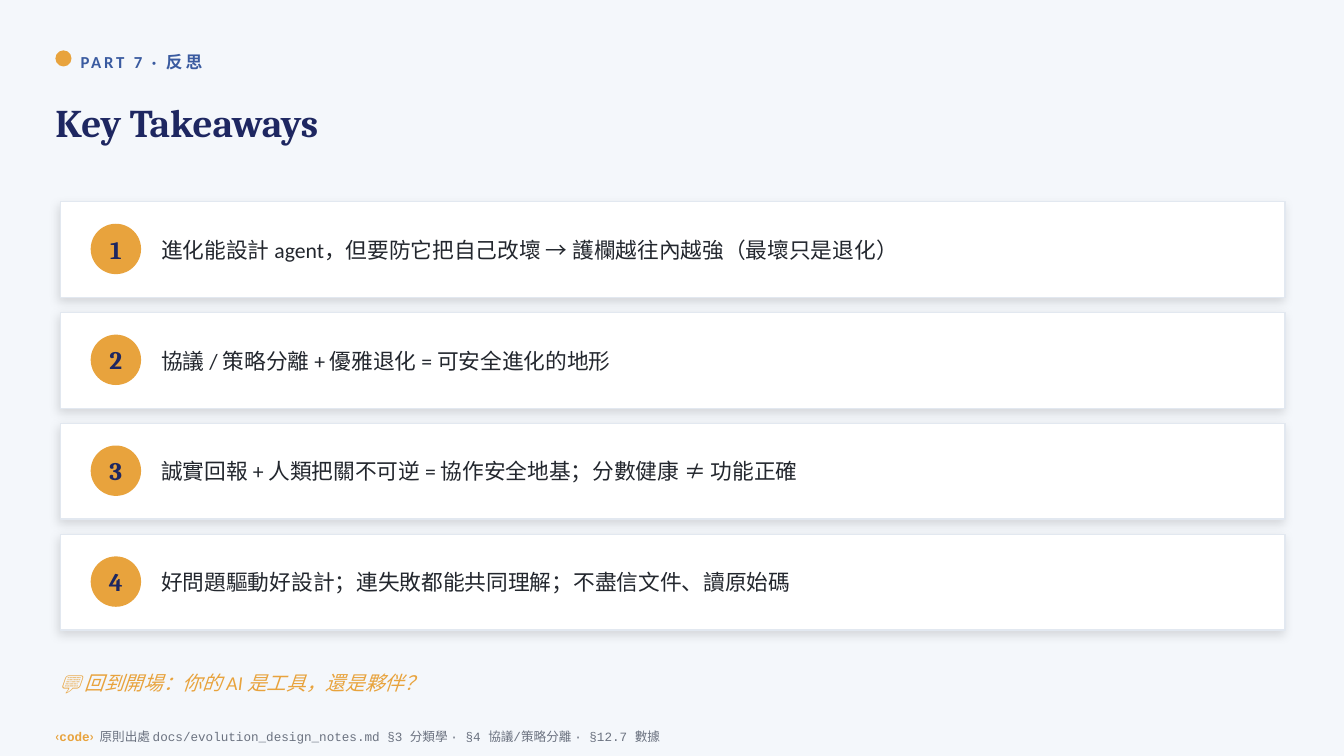
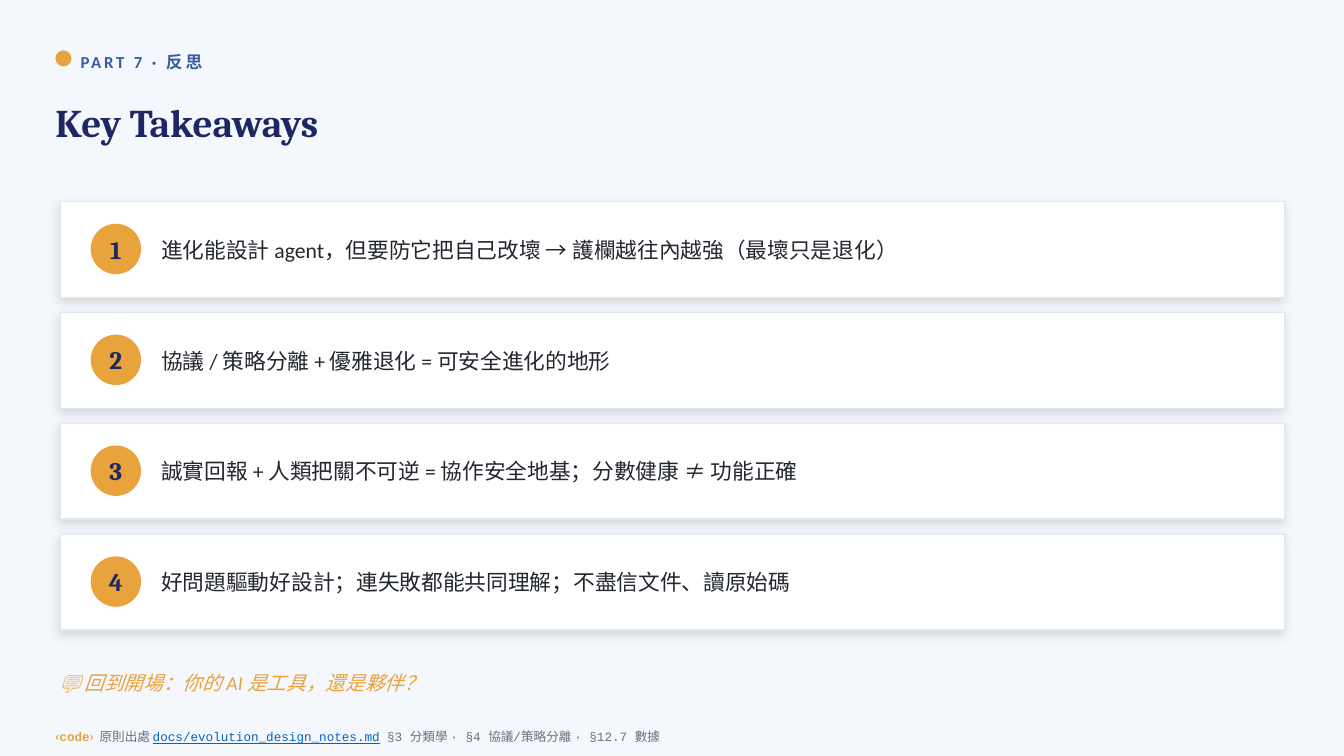
Before and after one commit to yuchieh/AgentSocietyChallenge_OpenEvolve, a slide deck: slide 26 of docs/slides/人AI進化_整合教學投影片.pptx. Drawn at 1344x756 pixels with LibreOffice and Linux fonts; fonts in the diff are those of the drawing. Boxes give left, top, right and bottom in pixels: in the first picture for what was removed or moved away, otherwise in the second. Text is boxed around its words. In the diff, an @@ line names an element or a change of style, - is before the commit and + after.

```diff
--- a/docs/slides/人AI進化_整合教學投影片.pptx
+++ b/docs/slides/人AI進化_整合教學投影片.pptx
@@ text "‹code› 原則出處 docs/evolution_design_notes.md §3 分類學 ..." at (55,730,660,744): text colour #6B7280 to #0563C1, underline on in "docs/evolution_design_notes.md" @@
```
Also in this commit, not shown: 26 other slides changed, 1 other file.
